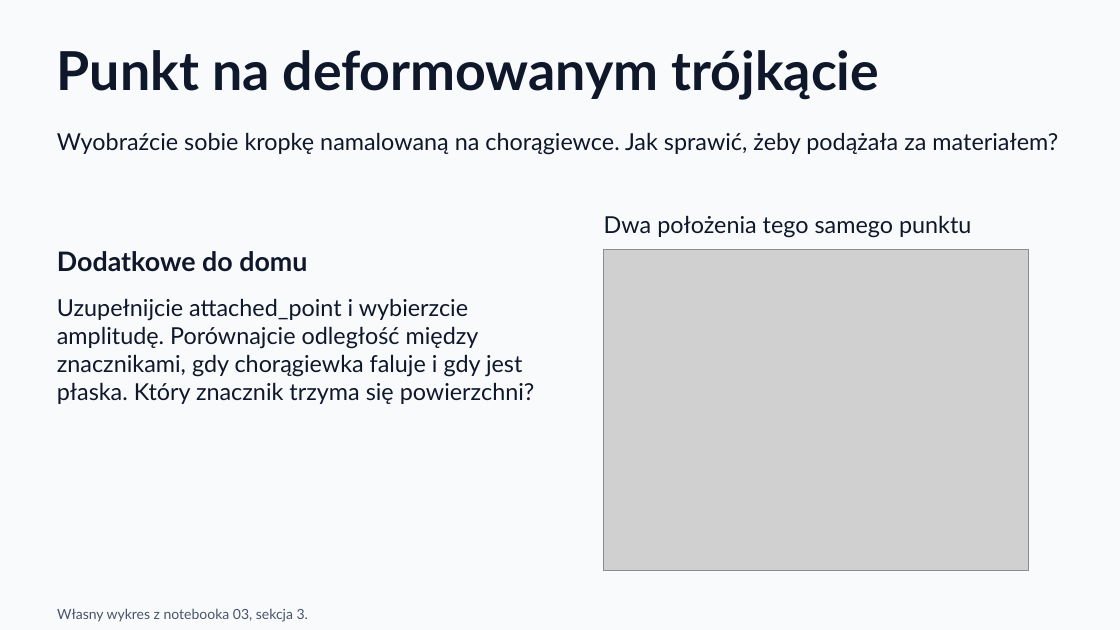
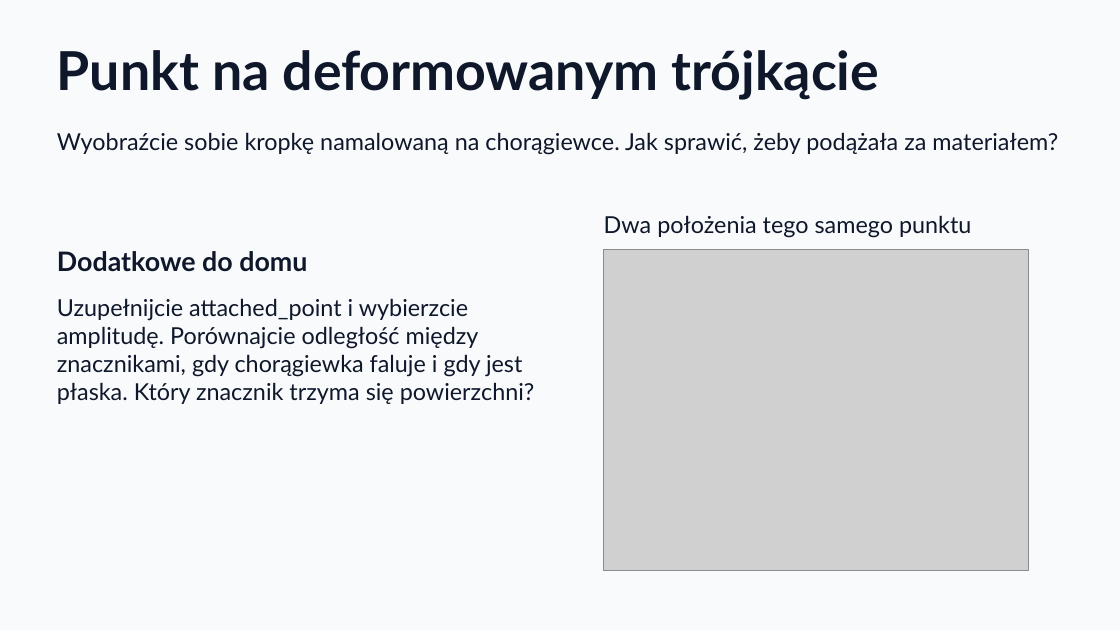
Before and after one commit to KajetanOzog/lab_6, a slide deck: slide 48 of prezentacja.pptx. Drawn at 1120x630 pixels with LibreOffice and Linux fonts; fonts in the diff are those of the drawing; grey boxes stand for pictures. Boxes give left, top, right and bottom in pixels: in the first picture for what was removed or moved away, otherwise in the second. Text is boxed around its words. In the diff, an @@ line names an element or a change of style, - is before the commit and + after.

```diff
--- a/prezentacja.pptx
+++ b/prezentacja.pptx
@@ text removed at bbox=[57, 608, 308, 622] @@
-Własny wykres z notebooka 03, sekcja 3.
```
Also in this commit, not shown: 15 other slides changed, 2 other files.
